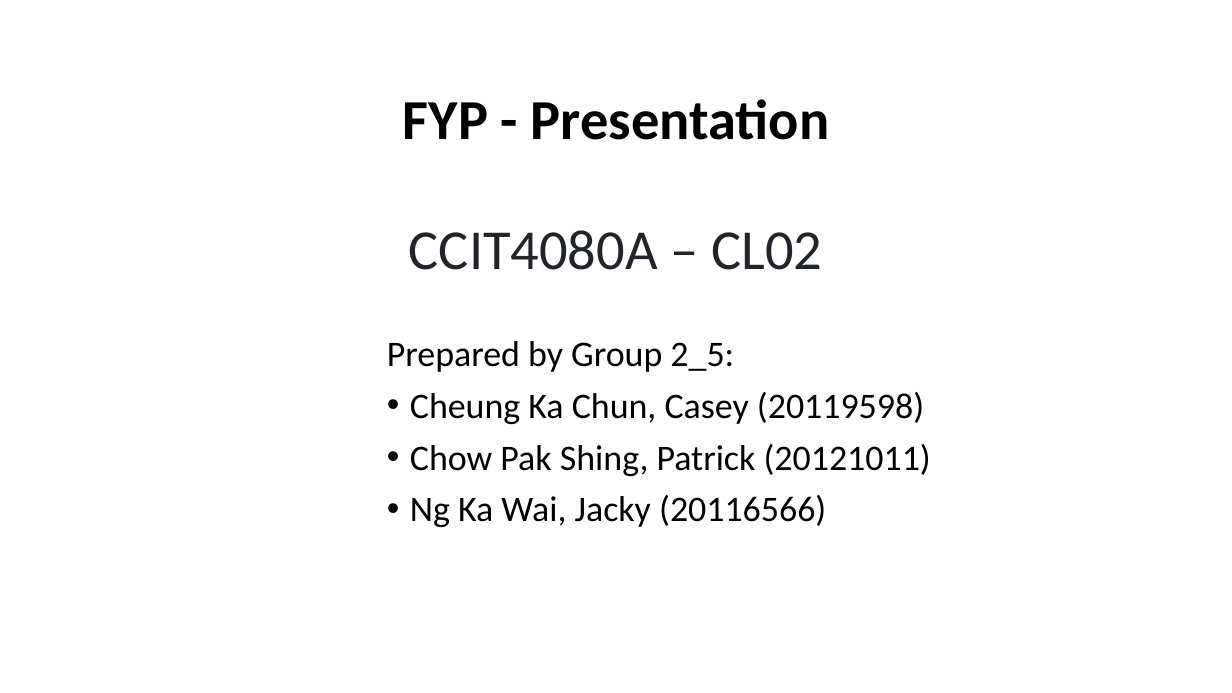
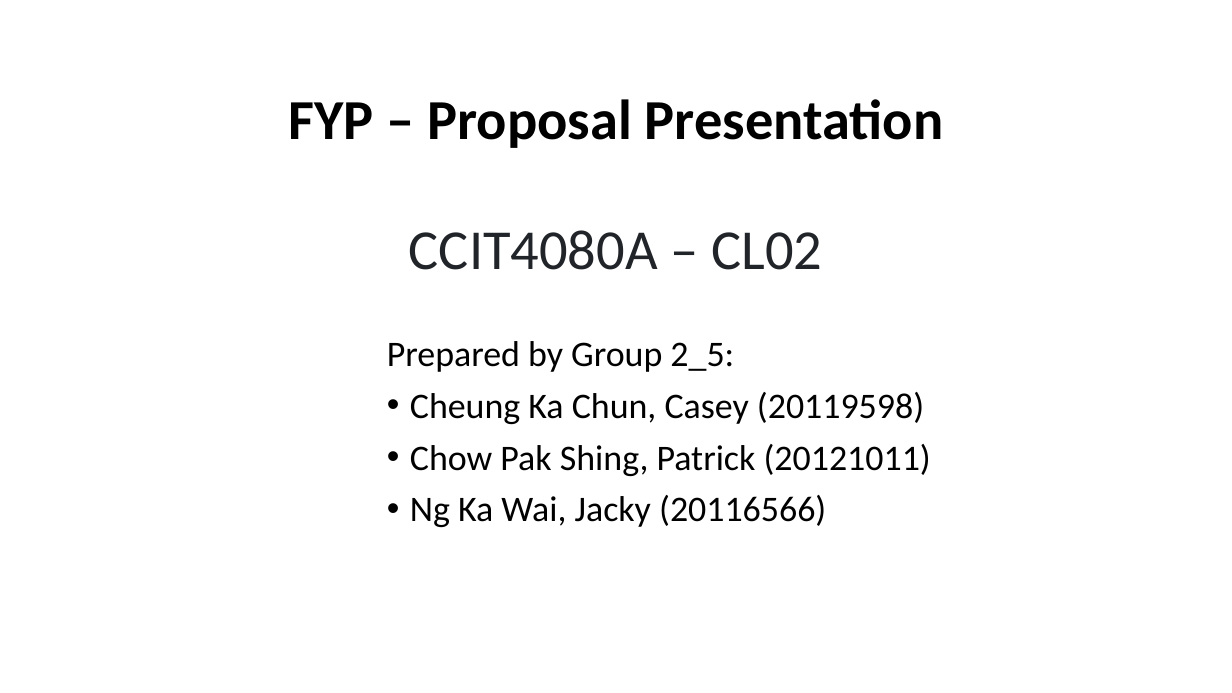
Before and after one commit to casey46ckc/Asso-yr2-FYP, a slide deck: slide 1 of fyp powerpoint/Fyp_revised_v1.1.pptx. Drawn at 1232x693 pixels with LibreOffice and Linux fonts; fonts in the diff are those of the drawing; background and template pictures are left out. Boxes give left, top, right and bottom in pixels: in the first picture for what was removed or moved away, otherwise in the second. Text is boxed around its words. In the diff, an @@ line names an element or a change of style, - is before the commit and + after.

```diff
--- a/fyp powerpoint/Fyp_revised_v1.1.pptx
+++ b/fyp powerpoint/Fyp_revised_v1.1.pptx
@@ title at (289, 99, 944, 148): text changed @@
-FYP - Presentation
+FYP – Proposal Presentation
```
Also in this commit, not shown: 1 other slide changed, 2 slides added, 1 slide removed, 3 other files.
